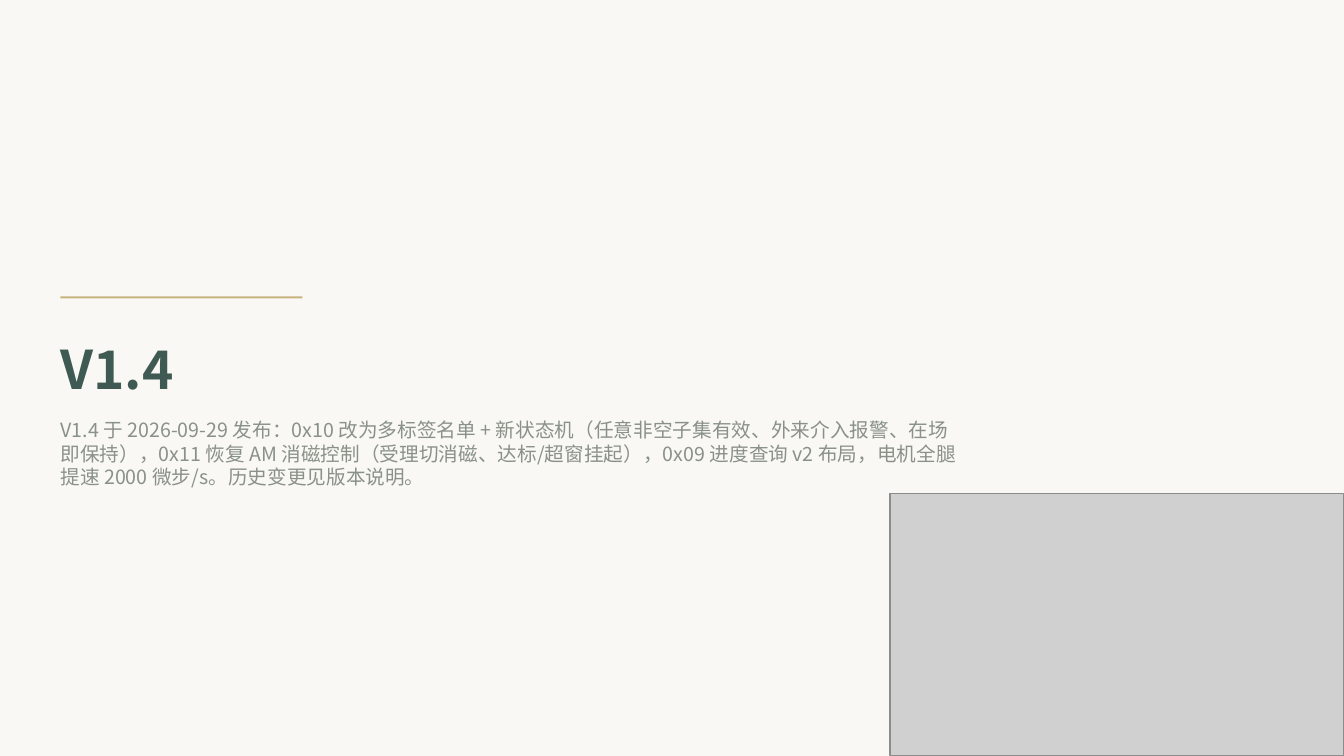
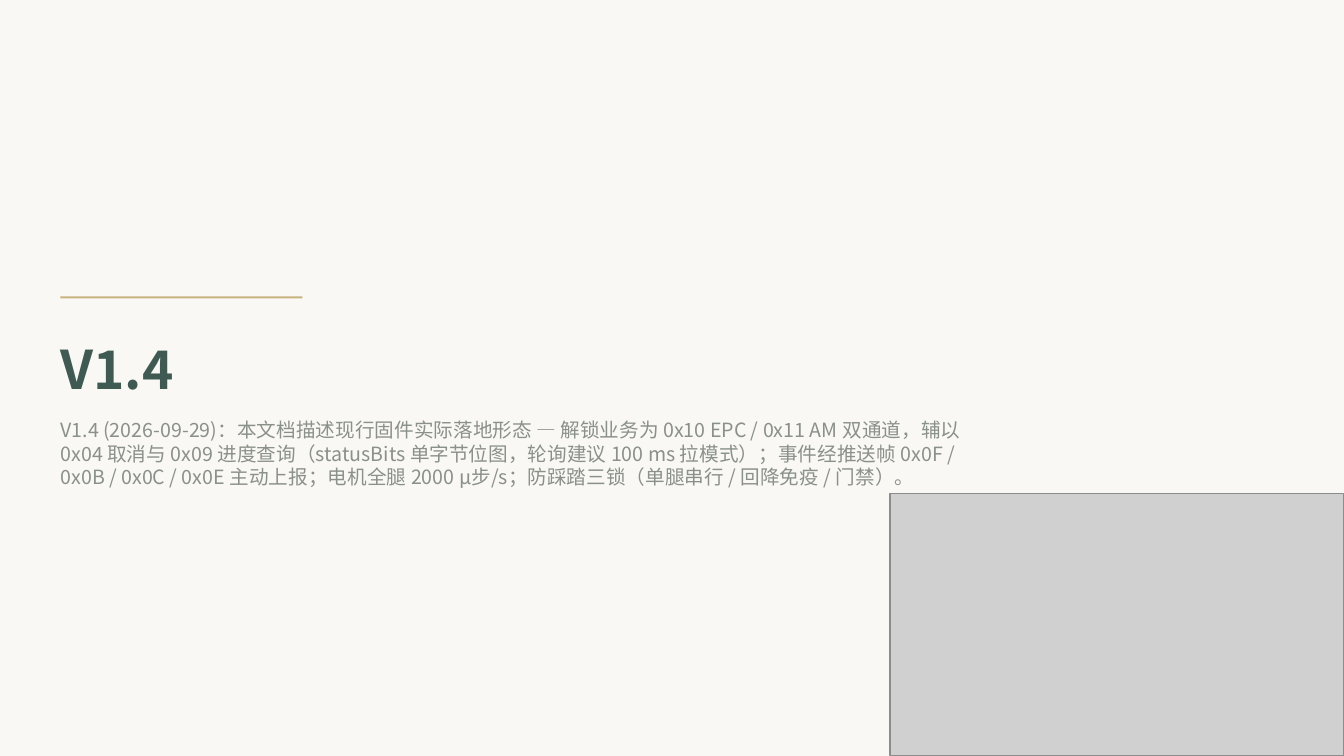
Before and after one commit to xrswnw/ZLR5401, a slide deck: slide 33 of Protocol/App_Protocol_V1.4.pptx. Drawn at 1344x756 pixels with LibreOffice and Linux fonts; fonts in the diff are those of the drawing; grey boxes stand for pictures. Boxes give left, top, right and bottom in pixels: in the first picture for what was removed or moved away, otherwise in the second. Text is boxed around its words. In the diff, an @@ line names an element or a change of style, - is before the commit and + after.

Commit message:
Round_018: 客户版协议文档 V1.4 重定版 — 仅现行落地形态 (0x10/0x11 双通道 + 0x04/0x09 statusBits 拉模式), 移除全部历史描述与已废除命令组页, V1.5/6/7 过渡版删除; judge 12 页验收 + 3 修复 (AM 消磁控制措辞/实测标注/AM 流程出口防裁切)

```diff
--- a/Protocol/App_Protocol_V1.4.pptx
+++ b/Protocol/App_Protocol_V1.4.pptx
@@ text at (x1=60, y1=420, x2=960, y2=488): text changed @@
-V1.4 于 2026-09-29 发布：0x10 改为多标签名单 + 新状态机（任意非空子集有效、外来介入报警、在场即保持），0x11 恢复 AM 消磁控制（受理切消磁、达标/超窗挂起），0x09 进度查询 v2 布局，电机全腿提速 2000 微步/s。历史变更见版本说明。
+V1.4 (2026-09-29)：本文档描述现行固件实际落地形态 — 解锁业务为 0x10 EPC / 0x11 AM 双通道，辅以 0x04 取消与 0x09 进度查询（statusBits 单字节位图，轮询建议 100 ms 拉模式）；事件经推送帧 0x0F / 0x0B / 0x0C / 0x0E 主动上报；电机全腿 2000 µ步/s；防踩踏三锁（单腿串行 / 回降免疫 / 门禁）。
```
Also in this commit, not shown: 10 other slides changed, 1 slide added, 1 slide removed, 9 other files.
